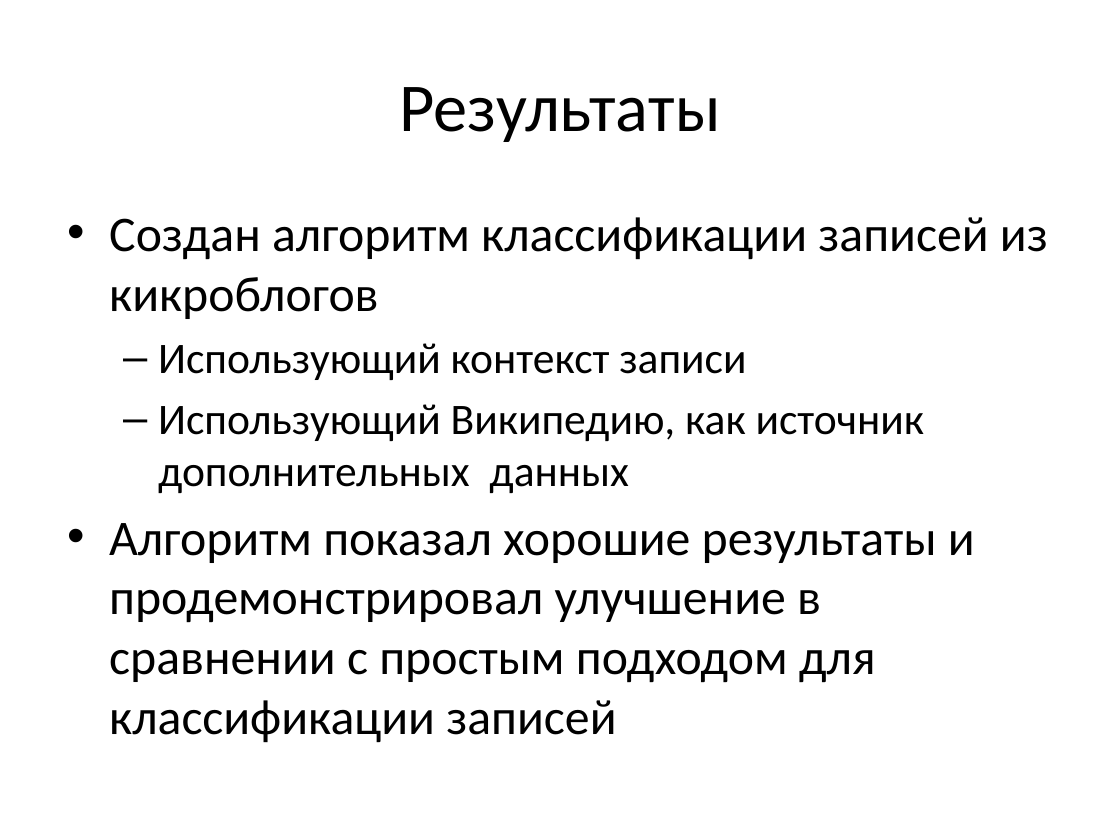
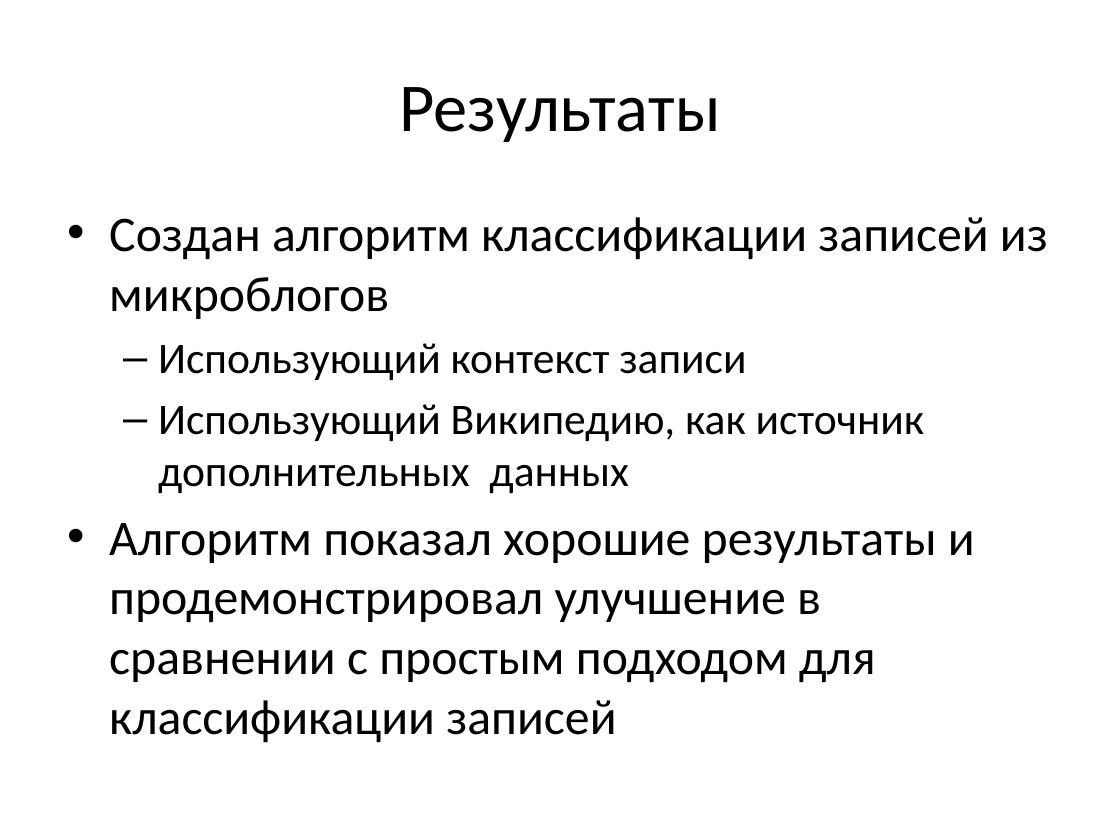
Before and after one commit to ttim/Diploma, a slide deck: slide 9 of docs/diploma.pptx. Drawn at 1120x840 pixels with LibreOffice and Linux fonts; fonts in the diff are those of the drawing. Boxes give left, top, right and bottom in pixels: in the first picture for what was removed or moved away, otherwise in the second. Text is boxed around its words. In the diff, an @@ line names an element or a change of style, - is before the commit and + after.

```diff
--- a/docs/diploma.pptx
+++ b/docs/diploma.pptx
@@ text at bbox=[109, 217, 1048, 319]: text changed @@
-• Создан алгоритм классификации записей из кикроблогов
+• Создан алгоритм классификации записей из микроблогов
```
Also in this commit, not shown: 6 other slides changed, 1 other file.
